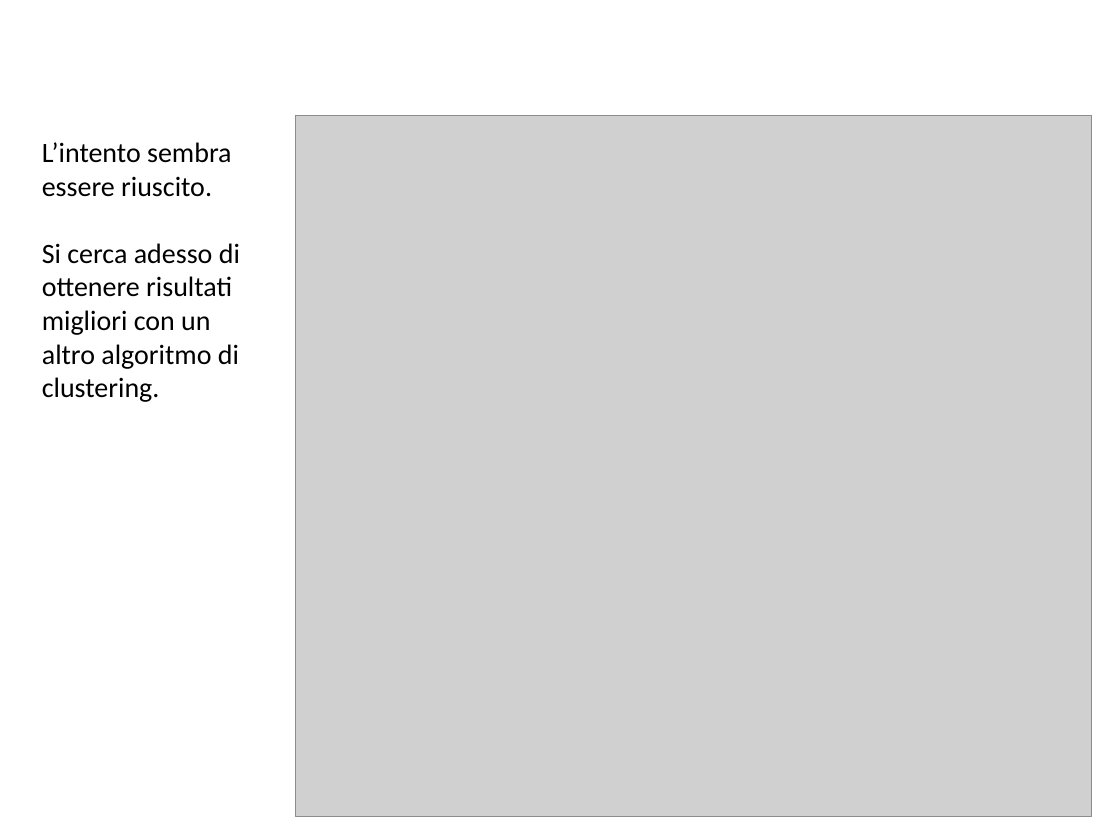
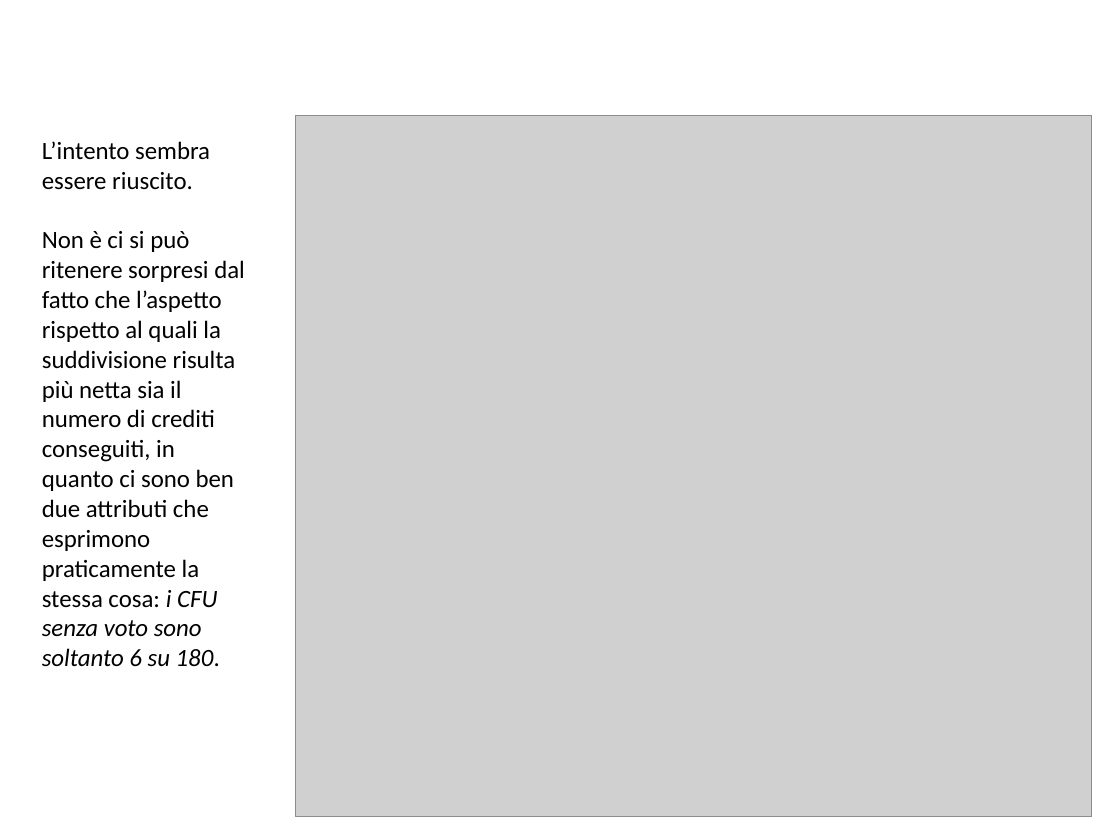
Before and after one commit to BlacknDecker/unifi, a slide deck: slide 41 of relazione.pptx. Drawn at 1120x840 pixels with LibreOffice and Linux fonts; fonts in the diff are those of the drawing; grey boxes stand for pictures; background and template pictures are left out. Boxes give left, top, right and bottom in pixels: in the first picture for what was removed or moved away, otherwise in the second. Text is boxed around its words. In the diff, an @@ line names an element or a change of style, - is before the commit and + after.

Commit message:
Clustering clustering...

```diff
--- a/relazione.pptx
+++ b/relazione.pptx
@@ text at (42,141,210,190): size 18 to 16 pt in "L’intento sembra essere riuscito." @@
@@ text at (42,231,245,667): text changed; size 18 to 16 pt @@
-Si cerca adesso di ottenere risultati migliori con un altro algoritmo di clustering.
+Non è ci si può ritenere sorpresi dal fatto che l’aspetto rispetto al quali la suddivisione risulta più netta sia il numero di crediti conseguiti, in quanto ci sono ben due attributi che esprimono praticamente la stessa cosa: i CFU senza voto sono soltanto 6 su 180.
```
Also in this commit, not shown: 6 other slides changed, 5 slides added, 1 slide removed, 8 other files.
